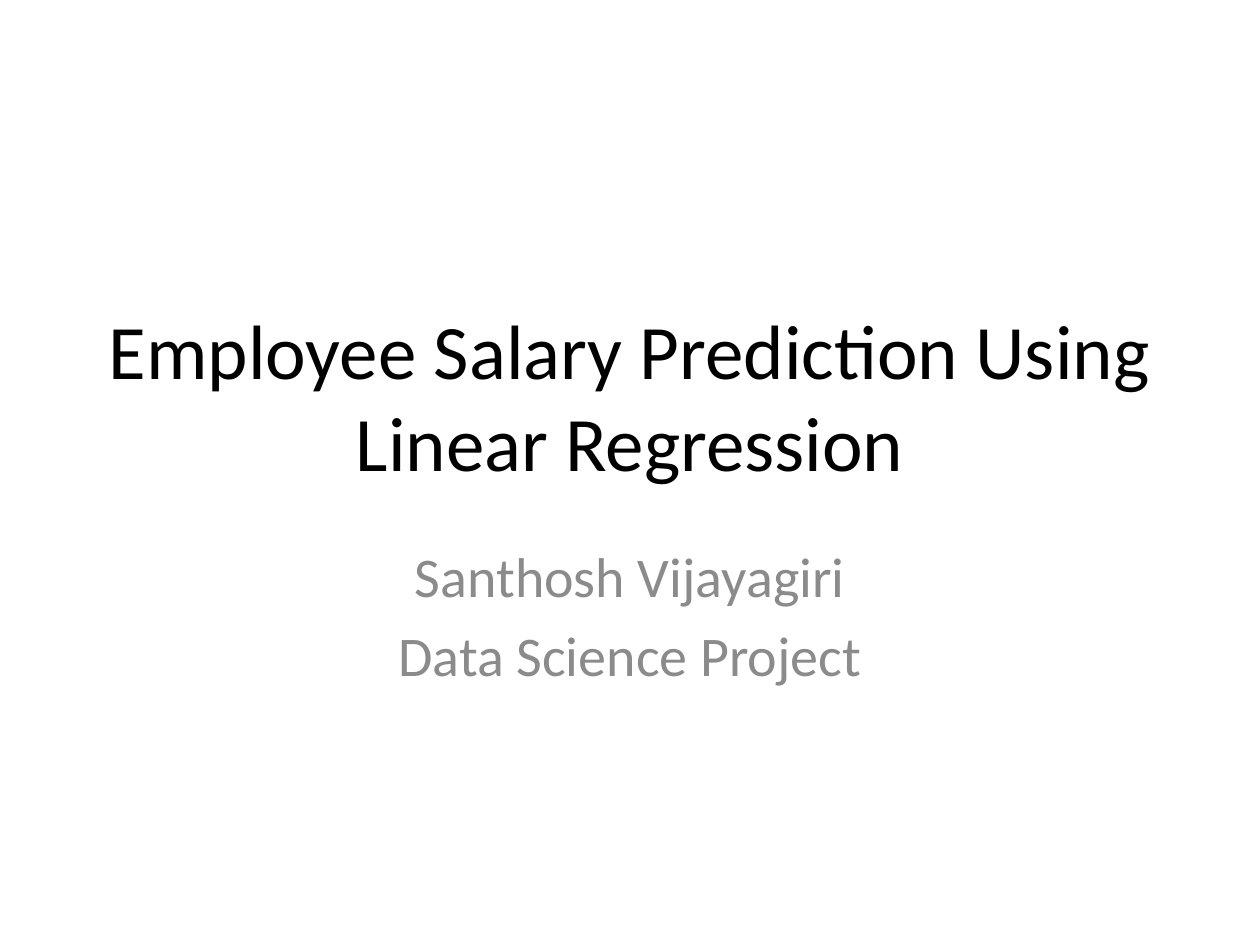
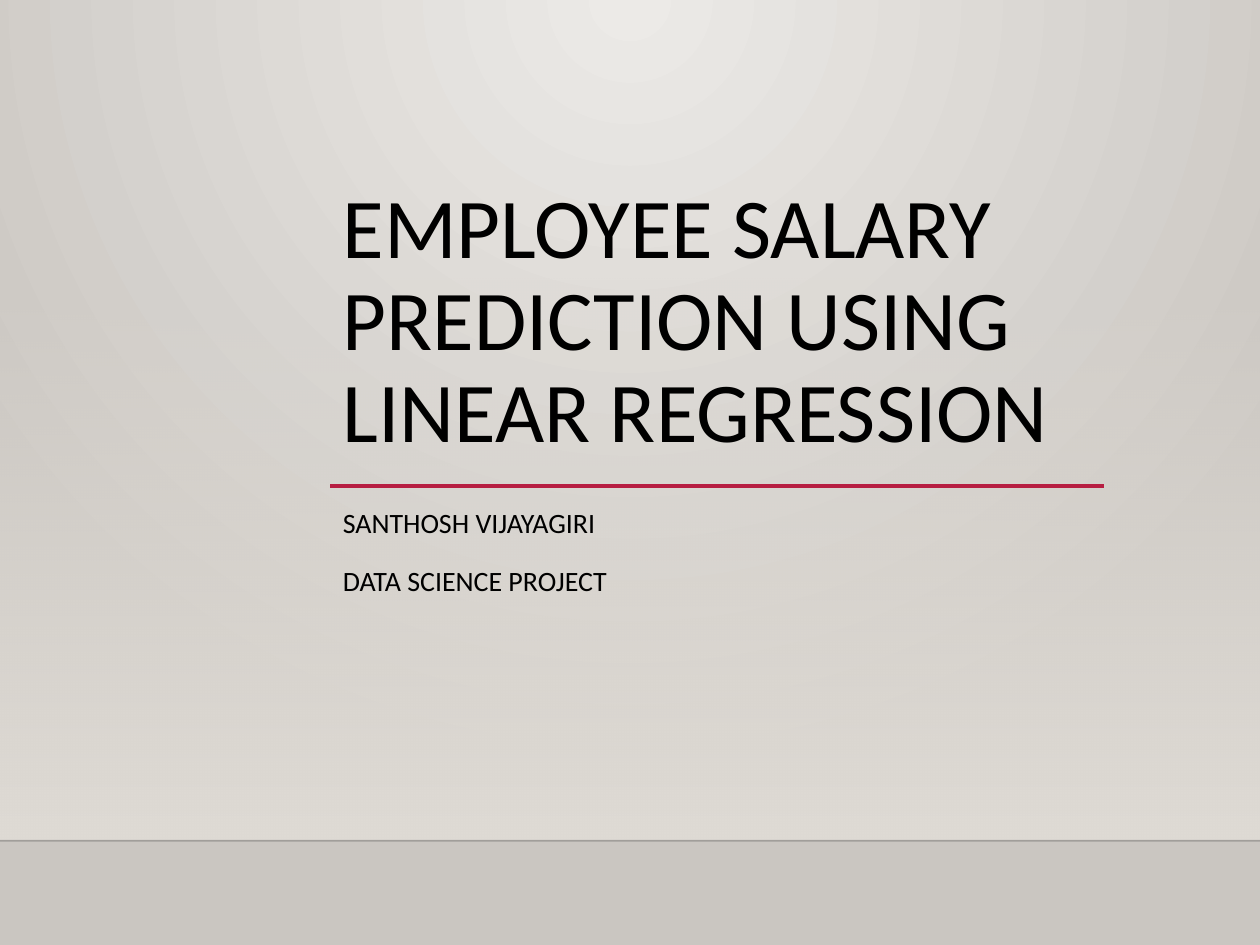
Before and after one commit to vijayagi/data-science-project-, a slide deck: slide 1 of project 2/salary_prediction_project.pptx. Drawn at 1260x945 pixels with LibreOffice and Linux fonts; fonts in the diff are those of the drawing; background and template pictures are left out. Boxes give left, top, right and bottom in pixels: in the first picture for what was removed or moved away, otherwise in the second. Text is boxed around its words. In the diff, an @@ line names an element or a change of style, - is before the commit and + after.

Commit message:
added ppt

```diff
--- a/project 2/salary_prediction_project.pptx
+++ b/project 2/salary_prediction_project.pptx
@@ background #FFFFFF to gradient #ECEAE7 to #CAC7C1 @@
@@ title "EMPLOYEE SALARY PREDICTION USING LINEAR ..." at [343,203,1048,443]: vertical alignment middle to bottom @@
@@ title at [343,203,1048,443]: text changed; size 44 to 48.6 pt @@
-Employee Salary Prediction Using Linear Regression
+EMPLOYEE SALARY PREDICTION USING LINEAR REGRESSION
@@ rectangle added at [0,277,1260,839], fill gradient #DFDBD5 @@
@@ line added from (330, 486) to (1105, 486), #B71E42 2.5 pt @@
@@ subtitle at [343,515,606,591]: text changed; size 32 to 16 pt; text colour #8C8C8C to #000000 @@
-Santhosh Vijayagiri
-Data Science Project
+SANTHOSH VIJAYAGIRI
+DATA SCIENCE PROJECT
@@ line added from (0, 840) to (1260, 840), #000001 1 pt @@
```
Also in this commit, not shown: 6 other slides changed, 1 slide added, 1 slide removed, 1 other file.
